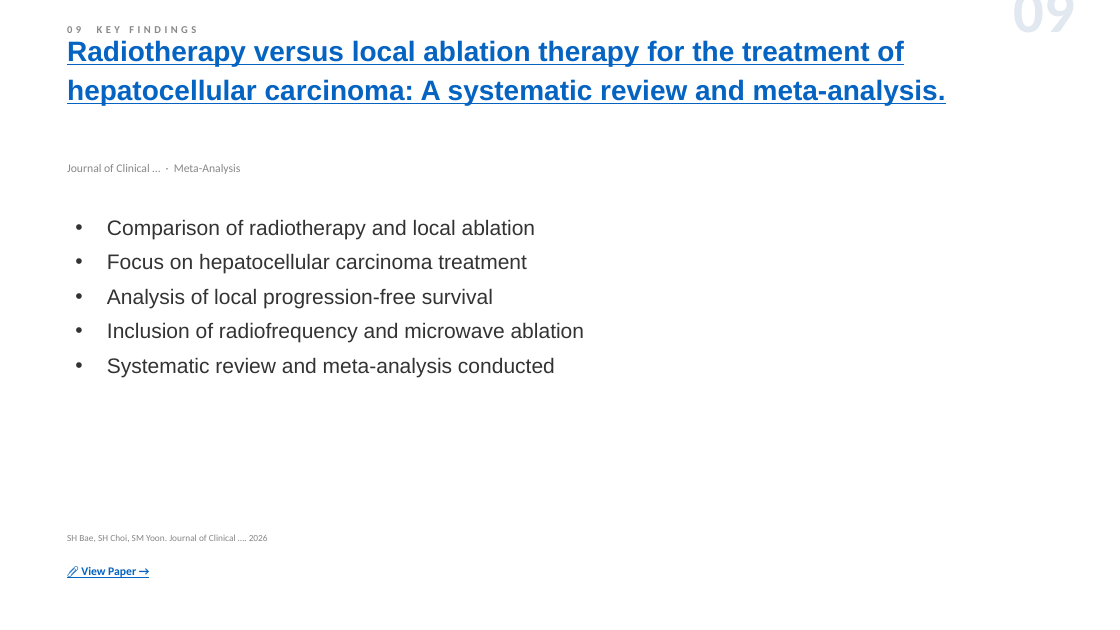
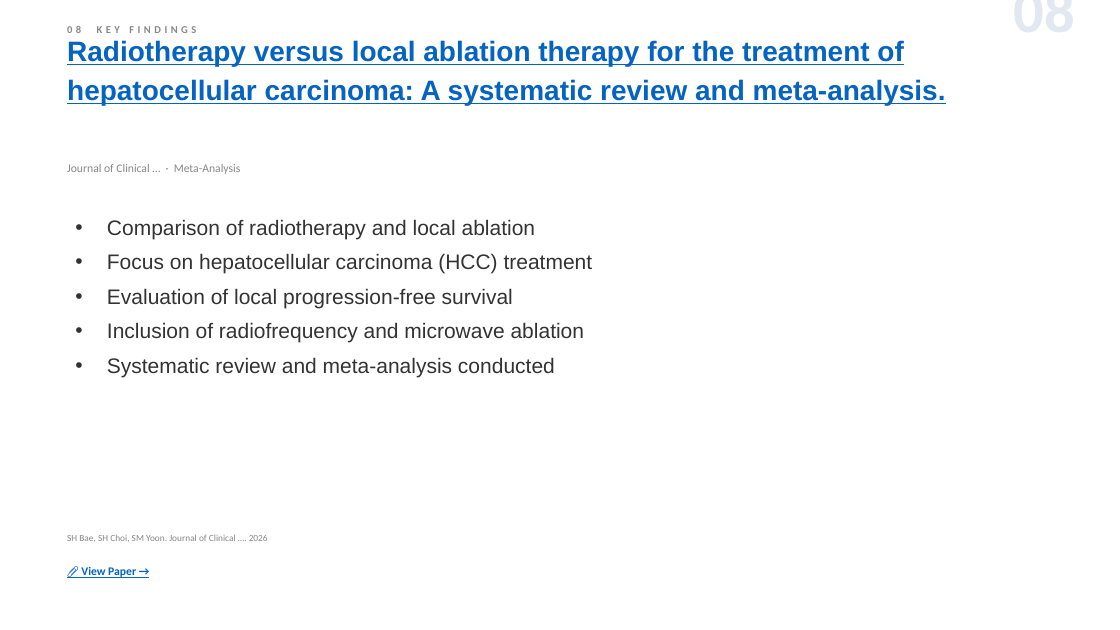
Before and after one commit to jejenhu-maker/hcc-weekly-digest, a slide deck: slide 10 of docs/digest-en.pptx (slide 11 before the commit). Drawn at 1120x630 pixels with LibreOffice and Linux fonts; fonts in the diff are those of the drawing. Boxes give left, top, right and bottom in pixels: in the first picture for what was removed or moved away, otherwise in the second. Text is boxed around its words. In the diff, an @@ line names an element or a change of style, - is before the commit and + after.

```diff
--- a/docs/digest-en.pptx
+++ b/docs/digest-en.pptx
@@ text at [840,8,1075,8]: text changed @@
-09
+08
@@ text at [107,253,593,308]: text changed @@
-• Focus on hepatocellular carcinoma treatment
-• Analysis of local progression-free survival
+• Focus on hepatocellular carcinoma (HCC) treatment
+• Evaluation of local progression-free survival
```
Also in this commit, not shown: 9 other slides changed, 4 slides added, 4 slides removed, 2 other files.
